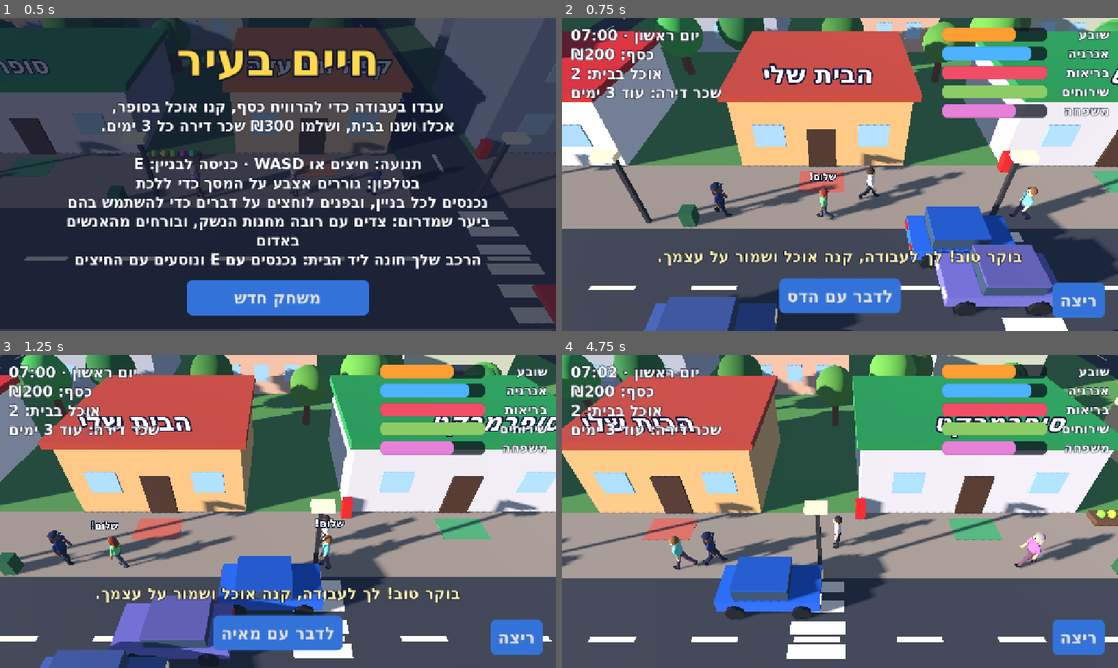
Above: before the commit, frames 1-4 (two rows, left to right).
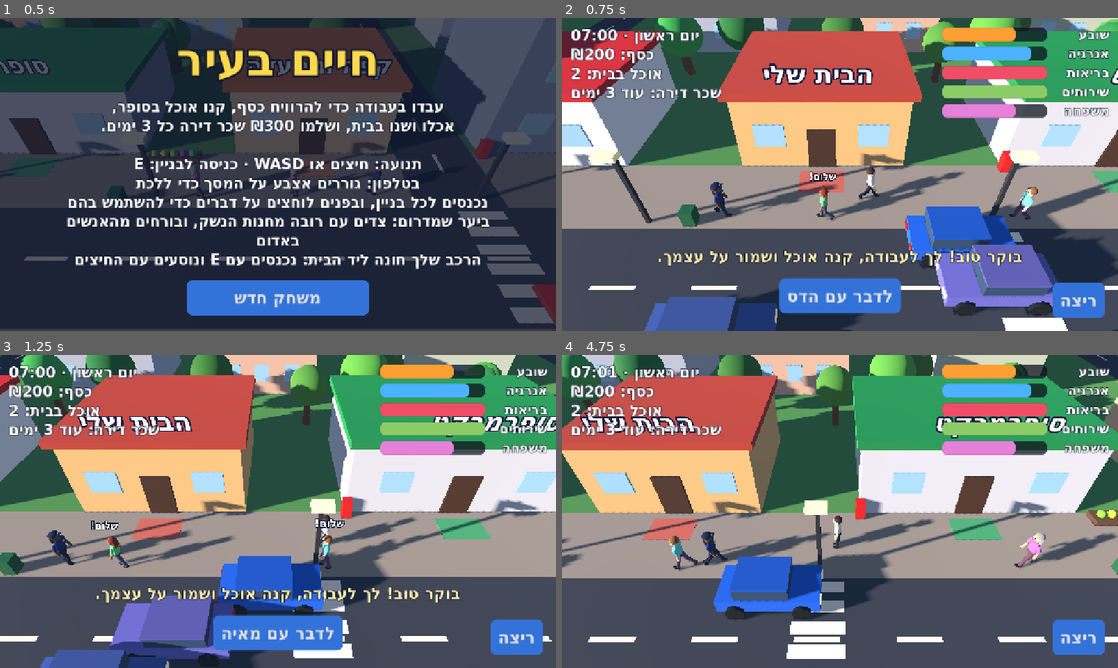
Above: after the commit, the same moments.

Repository: garyjoe/shneyor-games
Game: Godot game, scene res://main.tscn
Two runs of this game, one before a commit and one after it. Both use one fixed random seed, a clock stepped at 60 frames per second and the inputs below.
Inputs (mouse positions are in pixels of both pictures, inside the frame that each line leads up to):
- Up to frame 1 (0.5 s): no input
- Up to frame 2 (0.75 s): tap Enter at 0.5 s; move the mouse to (962, 158) at 0.52 s; hold Right (ui_right) from 0.53 s (still down); hold Shift from 0.53 s (still down); click (962, 158) at 0.67 s
- Up to frame 3 (1.25 s): keep holding Right (ui_right); keep holding Shift; tap Space at 0.77 s
- Up to frame 4 (4.75 s): release Right (ui_right) at 1.25 s; release Shift at 1.25 s; drag from (728, 527) to (812, 574) at 1.27 s; move the mouse to (895, 442) at 2.02 s; hold Right (ui_right) 2.03-2.75 s; tap 1 at 2.1 s; drag from (812, 574) to (673, 464) at 2.77 s; move the mouse to (1006, 558) at 3.52 s; hold Left (ui_left) 3.53-4.25 s; tap E at 3.6 s; tap Space at 3.77 s; drag from (673, 464) to (756, 433) at 4.27 s

Frame 1 is identical in both runs. In frame 2, 0.1% of the frame differs, in the area x 1-97%, y 0-96%; in frame 3, 0.4%; in frame 4, 2.5%, in the area x 0-100%, y 0-85%.

Commit message:
Life in the City: work as a police officer, cheaper cars, a longer day
- At the police station desk you can start a shift as an officer. You
  wear a police cap, a flashing blue pillar marks the next patrol point
  somewhere in town, and each point reached pays. Touching a robber in
  red while on duty arrests him for a bigger reward instead of being
  robbed. The shift ends at the desk, late at night, on Shabbat, or when
  you are exhausted.
- Cars now cost 200, 250 and 300.
- The clock is slower again: a game hour takes three real minutes.

Co-Authored-By: Claude Fable 5.2 <noreply@anthropic.com>
Claude-Session: https://claude.ai/code/session_01Dt6dxQhnMkF2JMR9WrQUqG

Diff:
--- a/games/life-city/main.gd
+++ b/games/life-city/main.gd
@@ -2,7 +2,7 @@
 ## Life in the City: a small everyday-life sim. Walk around town, work shifts
 ## for money, buy food, eat, sleep and pay the rent. The scene is built in code.
 
-const HOUR_SECONDS := 100.0         # real seconds per game hour while walking
+const HOUR_SECONDS := 180.0         # real seconds per game hour while walking
 const WALK_SPEED := 7.0
 const RENT := 300
 const RENT_DAYS := 3
@@ -88,9 +88,9 @@
 const CAR_LOT := Vector3(-37, 0, 10.5)
 const CARS: Array[Dictionary] = [
 	{"name": "הרכב הישן", "price": 0, "color": Color(0.15, 0.4, 0.85), "top": 17.0, "use": 1.0, "note": ""},
-	{"name": "משפחתית חדשה", "price": 1200, "color": Color(0.8, 0.12, 0.12), "top": 21.0, "use": 0.75, "note": "חסכונית בדלק"},
-	{"name": "ג'יפ", "price": 2000, "color": Color(0.2, 0.38, 0.2), "top": 19.0, "use": 1.15, "note": "נוסע גם ביער"},
-	{"name": "מכונית ספורט", "price": 3500, "color": Color(0.98, 0.78, 0.1), "top": 28.0, "use": 1.4, "note": "הכי מהירה"},
+	{"name": "משפחתית חדשה", "price": 200, "color": Color(0.8, 0.12, 0.12), "top": 21.0, "use": 0.75, "note": "חסכונית בדלק"},
+	{"name": "ג'יפ", "price": 250, "color": Color(0.2, 0.38, 0.2), "top": 19.0, "use": 1.15, "note": "נוסע גם ביער"},
+	{"name": "מכונית ספורט", "price": 300, "color": Color(0.98, 0.78, 0.1), "top": 28.0, "use": 1.4, "note": "הכי מהירה"},
 ]
 const GAS_PUMP := Vector3(15, 0, 5.6)
 const SAVE_PATH := "user://life-city.cfg"
@@ -224,6 +224,14 @@
 var cops: Array[Person] = []
 var cam_offset := Vector3(0, 11.5, 13.0)
 var stolen_last := 0               # money taken in the last robbery, not yet reported
+var on_duty := false                # working a police shift
+var beat := 0                       # which patrol point is next
+var duty_done := 0                  # patrol points and arrests this shift
+var beat_marker: Node3D
+var duty_cap: Node3D
+const BEATS: Array[Vector3] = [Vector3(-24, 0, -3.3), Vector3(56, 0, -3.3), Vector3(20, 0, 19), Vector3(126, 0, -3.5),
+	Vector3(15.25, 0, -24), Vector3(-60, 0, -40), Vector3(60, 0, -40), Vector3(0, 0, -67), Vector3(-90, 0, -3.3),
+	Vector3(-128, 0, 8), Vector3(160, 0, 12), Vector3(0, 0, 33), Vector3(-37, 0, 7.5), Vector3(82, 0, -22)]
 const KIDS: Array[int] = [1, 2, 3, 4]      # places of the children in `family`
 const KID_ROOMS: Array[float] = [13.6, 17.6, -13.6, -17.6]   # x of each child's bedroom
 const SCHOOL_DOOR := Vector3(126, 0, -4.7)
@@ -667,6 +675,13 @@
 	guitar_mesh.visible = false
 	rifle_mesh = _box(Vector3(0.1, 0.1, 1.3), Vector3(0, -0.6, 0.35), _mat(Color(0.25, 0.17, 0.1)), me.limbs[3])
 	rifle_mesh.visible = false
+	duty_cap = Node3D.new()
+	me.root.add_child(duty_cap)
+	_ball(0.215, Vector3(0, 1.9, -0.02), _mat(Color(0.1, 0.14, 0.32)), duty_cap, Vector3(1.06, 0.48, 1.06))
+	_box(Vector3(0.3, 0.03, 0.16), Vector3(0, 1.87, 0.2), _mat(Color(0.08, 0.1, 0.2)), duty_cap)
+	_box(Vector3(0.07, 0.07, 0.02), Vector3(0, 1.94, 0.2), _mat(Color(0.95, 0.8, 0.2)), duty_cap)
+	_box(Vector3(0.09, 0.1, 0.02), Vector3(0.1, 1.38, 0.2), _mat(Color(0.95, 0.8, 0.2)), duty_cap)
+	duty_cap.visible = false
 	parcel_mesh = _box(Vector3(0.6, 0.5, 0.6), Vector3(0, 1.15, 0.5), _mat(Color(0.72, 0.55, 0.32)), me.root)
 	parcel_mesh.visible = false
 	add_child(player)
@@ -675,6 +690,11 @@
 
 func _reset_position() -> void:
 	inside = false
+	on_duty = false
+	if duty_cap != null:
+		duty_cap.visible = false
+	if beat_marker != null:
+		beat_marker.visible = false
 	room = ""
 	carrying = false
 	_park_car(CAR_HOME, PI * 0.5)
@@ -1007,7 +1027,12 @@
 					panel_text.text = _h("שדדו ממך ₪%d. אפשר להגיש תלונה, והמשטרה תנסה להחזיר את הכסף." % stolen_last)
 					_add_action("להגיש תלונה על השוד", _report_robbery)
 				else:
-					panel_text.text = _h("שלום! כאן שומרים על העיר. אם ישדדו אותך, בוא לדווח. בלילה כדאי ללכת ליד שוטרים.")
+					panel_text.text = _h(("אתה במשמרת. עד עכשיו: %d משימות." % duty_done) if on_duty
+						else "שלום! אפשר לדווח כאן על שוד, או להתנדב למשמרת סיור כשוטר.")
+				if on_duty:
+					_add_action("לסיים את המשמרת", _end_duty)
+				else:
+					_add_action("להתחיל משמרת כשוטר", _start_duty)
 			"farm":
 				panel_text.text = _h("ישר מהחווה, טרי וזול יותר מהסופר.")
 				_add_action("ביצים טריות · ₪5", _farm_buy.bind(5, 5))
@@ -1580,6 +1605,7 @@
 		_h("בסל: %d מוצרים · ₪%d" % [basket.size(), _basket_total()]) if room == "market" else "",
 		_h("כדורים: %d" % ammo) if has_rifle and not inside else "",
 		_h("דלק: %d%%" % int(fuel)) if driving else "",
+		_h("משמרת שוטר · נקודת הסיור במרחק %d מ'" % int(player.position.distance_to(BEATS[beat]))) if on_duty and not inside else "",
 	])
 	rifle_mesh.visible = has_rifle and _in_forest()
 	basket_mesh.visible = not basket.is_empty()
@@ -2201,7 +2227,10 @@
 		if t.chasing:
 			step = to_me.normalized() * 5.6
 			if dist < 1.3:
-				_robbed()
+				if on_duty:
+					_arrest(t)
+				else:
+					_robbed()
 		else:
 			var to_target := t.target - t.root.position
 			if to_target.length() < 1.0:
@@ -3530,6 +3559,7 @@
 		friday_note_day = day
 		_toast("היום יום שישי. שבת נכנסת ב-18:00: קנו חלה ומיץ ענבים, והדליקו נרות בבית.")
 	_watch_school()
+	_watch_duty()
 	if bladder >= 85.0 and not bladder_warned:
 		bladder_warned = true
 		_toast("צריך ללכת לשירותים! יש בבית, ויש שירותים ציבוריים בפארק.")
@@ -4510,3 +4540,102 @@
 			for k: int in KIDS:
 				_say(family[k], "המים נעימים!", 5.0)
 		_toast("שחית בים עם הילדים. איזה יום!" if with_kids else "שחית בים. מרענן ובריא."))
+
+
+# ------------------------------------------------- working as a police officer ----
+
+func _start_duty() -> void:
+	if _shabbat_block():
+		return
+	if energy < 20.0:
+		_toast("אתה עייף מדי למשמרת. לך לישון קודם.")
+		_play("no")
+		return
+	if kids != 0:
+		_toast("קודם מחזירים את הילדים הביתה.")
+		return
+	on_duty = true
+	duty_done = 0
+	beat = rng.randi_range(0, BEATS.size() - 1)
+	duty_cap.visible = true
+	_close_panel()
+	_play("pay")
+	_toast("התחלת משמרת! לך אל העמוד הכחול המהבהב, ועצור אנשים רעים באדום: פשוט תיגע בהם.")
+	_place_marker()
+
+
+func _end_duty() -> void:
+	on_duty = false
+	duty_cap.visible = false
+	if beat_marker != null:
+		beat_marker.visible = false
+	_close_panel()
+	_toast("סיימת את המשמרת. ביצעת %d משימות. כל הכבוד!" % duty_done)
+	_update_hud()
+
+
+func _place_marker() -> void:
+	if beat_marker == null:
+		beat_marker = Node3D.new()
+		add_child(beat_marker)
+		var beam := _emit_mat(Color(0.2, 0.5, 1.0))
+		var pillar := CylinderMesh.new()
+		pillar.top_radius = 0.5
+		pillar.bottom_radius = 0.5
+		pillar.height = 9.0
+		var mi := MeshInstance3D.new()
+		mi.mesh = pillar
+		mi.material_override = beam
+		mi.position.y = 4.5
+		beat_marker.add_child(mi)
+		_box(Vector3(2.4, 0.05, 2.4), Vector3(0, 0.04, 0), beam, beat_marker)
+	beat_marker.position = BEATS[beat]
+	beat_marker.visible = true
+
+
+func _emit_mat(color: Color) -> StandardMaterial3D:
+	var m := _mat(color)
+	m.emission_enabled = true
+	m.emission = color
+	m.emission_energy_multiplier = 1.5
+	m.transparency = BaseMaterial3D.TRANSPARENCY_ALPHA
+	m.albedo_color.a = 0.55
+	return m
+
+
+func _watch_duty() -> void:
+	if not on_duty:
+		return
+	if _is_shabbat() or energy < 5.0 or clock >= 23.0:
+		_end_duty()
+		return
+	beat_marker.visible = int(Time.get_ticks_msec() / 400.0) % 4 != 0
+	var flat := Vector3(player.position.x, 0, player.position.z)
+	if not inside and flat.distance_to(BEATS[beat]) < (4.5 if driving else 2.6):
+		var pay := int(24 * wage / 40.0)
+		money += pay
+		duty_done += 1
+		parcels += 1
+		_play("pay")
+		if parcels % 40 == 0:
+			wage += 8
+			_toast("נקודת סיור הושלמה: ₪%d. וגם קיבלת העלאה בכל העבודות!" % pay)
+		else:
+			_toast("נקודת סיור הושלמה: הרווחת ₪%d. לנקודה הבאה!" % pay)
+		var next := beat
+		while next == beat:
+			next = rng.randi_range(0, BEATS.size() - 1)
+		beat = next
+		_place_marker()
+		_update_hud()
+
+
+func _arrest(t: Person) -> void:
+	t.down = 60.0
+	t.chasing = false
+	t.root.rotation.z = PI * 0.5
+	duty_done += 1
+	money += 90
+	_play("pay")
+	_toast("עצרת איש רע! הניידת לקחה אותו, והרווחת ₪90.")
+	_update_hud()
